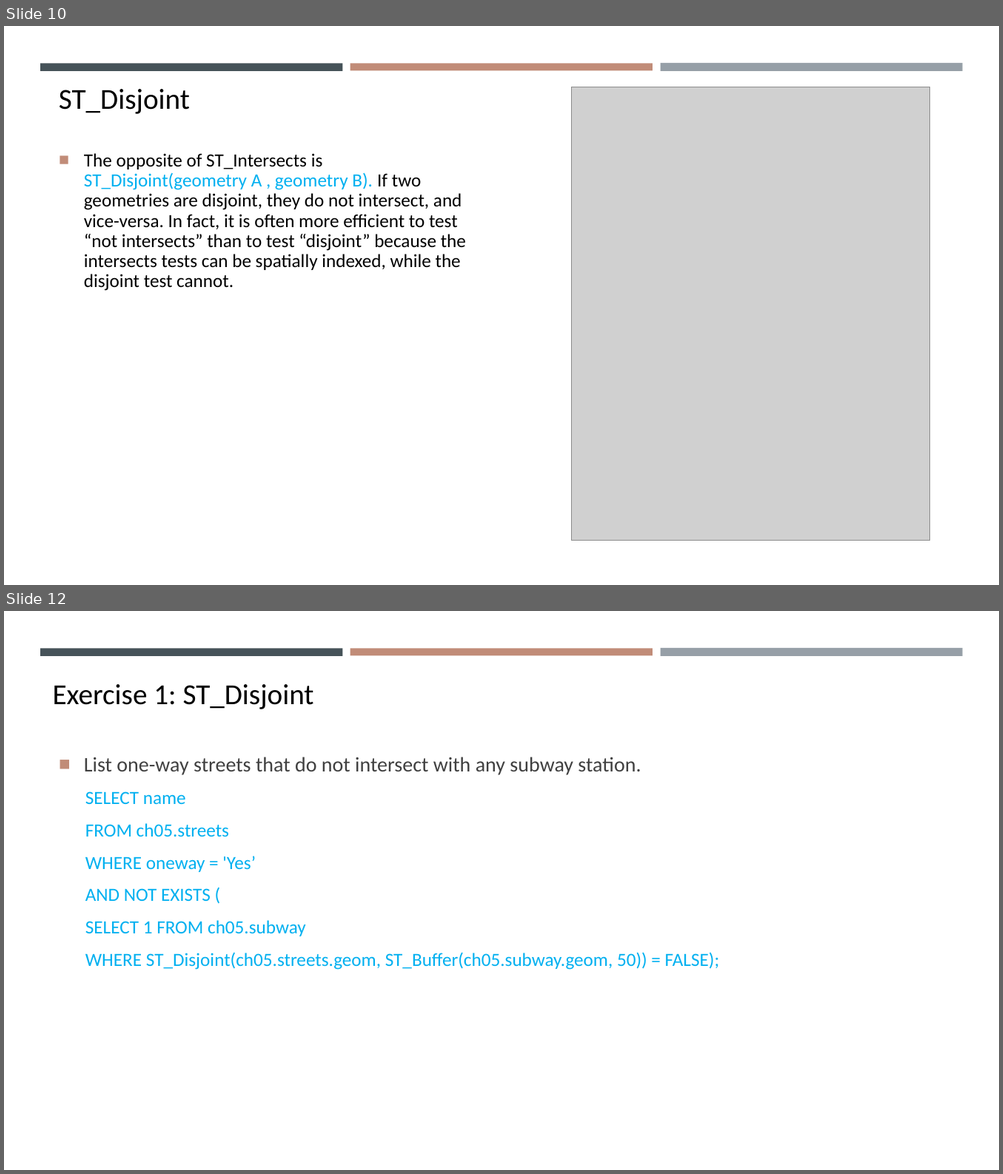
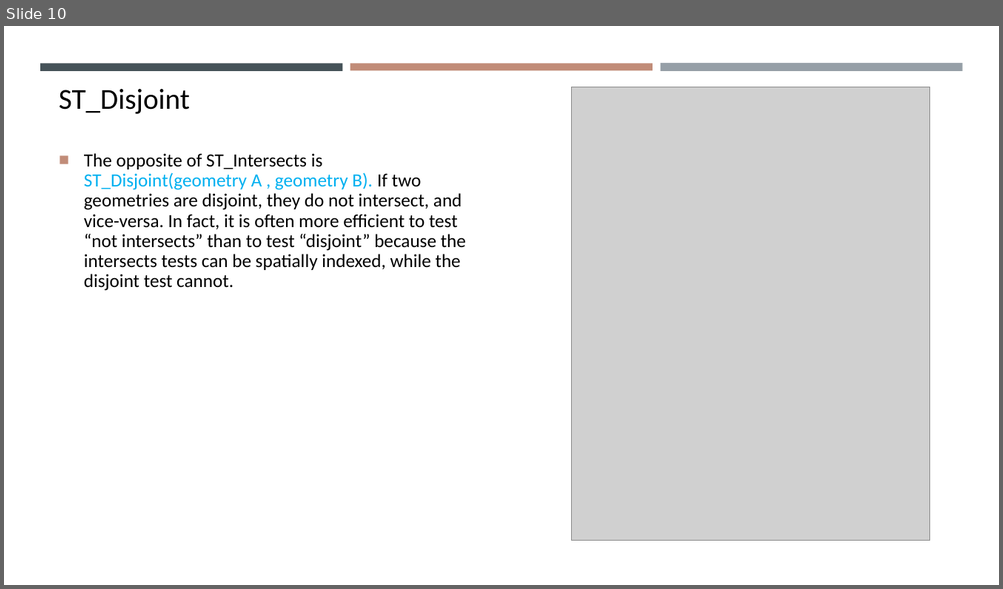
Before and after one commit to gisynw/ssj-376, a slide deck: docs/Lectures/Week05/Week05_Park02.pptx. Shown one above the other, each under a label of ours: slides 10 and 12 before the commit, slide 10 after it; the slides between them are not shown. The pictures are 1003x1174 and 1003x589 pixels, drawn with LibreOffice and Linux fonts; fonts in the diff are those of the drawing; grey boxes stand for pictures. Boxes give left, top, right and bottom in pixels: in the first picture for what was removed or moved away, otherwise in the second. Text is boxed around its words. In the diff, an @@ line names an element or a change of style, - is before the commit and + after.

```diff
--- a/docs/Lectures/Week05/Week05_Park02.pptx
+++ b/docs/Lectures/Week05/Week05_Park02.pptx
@@ slide 12 removed at box(4, 611, 999, 1170), background #FFFFFF; not listed: 3 template elements that a slide beside it also shows @@
@@ text removed at box(53, 684, 314, 709) @@
-Exercise 1: ST_Disjoint
@@ text removed at box(84, 757, 720, 970) @@
-■ List one-way streets that do not intersect with any subway station.
-  SELECT name
-  FROM ch05.streets
-  WHERE oneway = 'Yes’
-  AND NOT EXISTS (
-  SELECT 1 FROM ch05.subway
-  WHERE ST_Disjoint(ch05.streets.geom, ST_Buffer(ch05.subway.geom, 50)) = FALSE);
```
Also in this commit, not shown: 8 slides changed, 7 slides added, 3 other slides removed, 2 other files.
